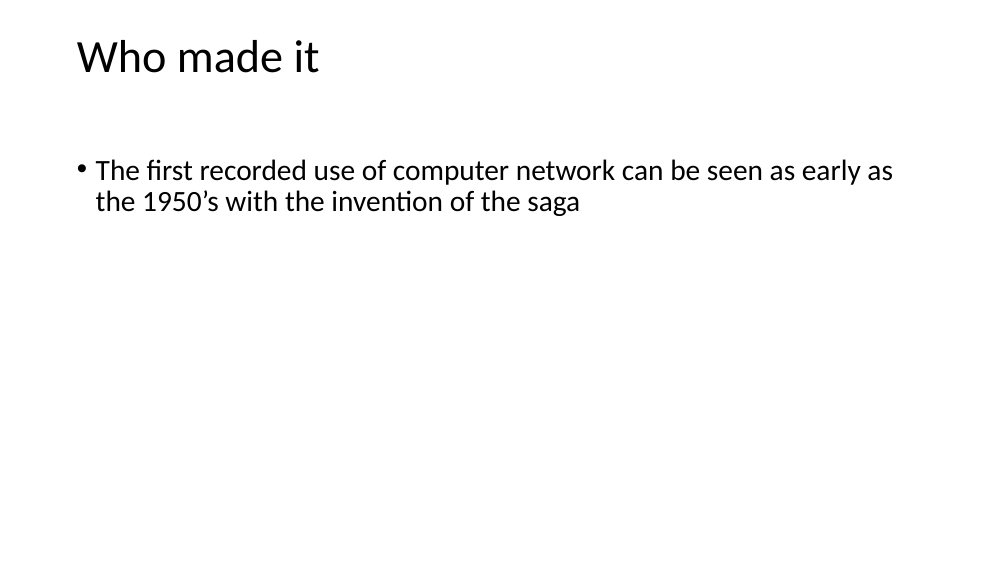
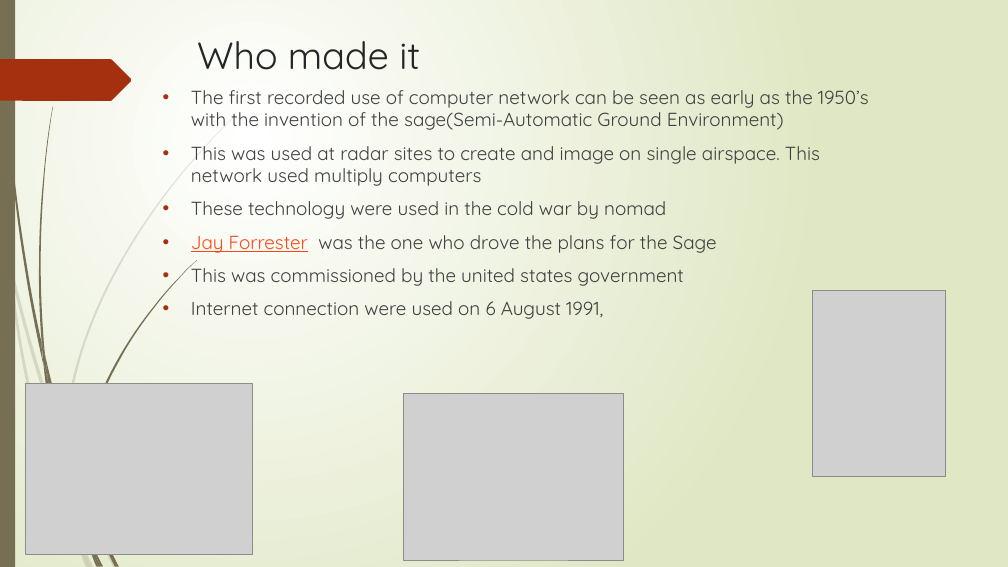
Before and after one commit to JasmanRai/school-work-new, a slide deck: slide 2 of Computer Networking.pptx. Drawn at 1008x567 pixels with LibreOffice and Linux fonts; fonts in the diff are those of the drawing; grey boxes stand for pictures. Boxes give left, top, right and bottom in pixels: in the first picture for what was removed or moved away, otherwise in the second. Text is boxed around its words. In the diff, an @@ line names an element or a change of style, - is before the commit and + after.

```diff
--- a/Computer Networking.pptx
+++ b/Computer Networking.pptx
@@ background #FFFFFF to gradient #FFFFFF to #DFE8C4 @@
@@ rectangle added at <box>0,0,15,567</box>, fill #766F54 @@
@@ title "Who made it": place and size @@
-title "Who made it" at <box>77,40,320,73</box>
+title "Who made it" at <box>197,41,420,70</box>
@@ title "Who made it" at <box>197,41,420,70</box>: size 44 to 36 pt, font Calibri to Quicksand, text colour #000000 to #262626; line spacing 0.9 to 1; vertical alignment middle to top @@
@@ freeform shape added at <box>0,59,132,101</box>, fill #A53010 @@
@@ text at <box>191,90,869,319</box>: text changed; size 28 to 18 pt; font Calibri to Quicksand; text colour #000000 to #404040 @@
-• The first recorded use of computer network can be seen as early as the 1950’s with the invention of the saga
+• The first recorded use of computer network can be seen as early as the 1950’s with the invention of the sage(Semi-Automatic Ground Environment)
+• This was used at radar sites to create and image on single airspace. This network used multiply computers
+• These technology were used in the cold war by nomad
+• Jay Forrester was the one who drove the plans for the Sage
+• This was commissioned by the united states government
+• Internet connection were used on 6 August 1991,
@@ picture added at <box>813,291,945,477</box> @@
@@ picture added at <box>25,384,252,554</box> @@
@@ picture added at <box>403,394,624,560</box> @@
@@ group added at <box>0,116,236,567</box>: 8 freeform shapes @@
@@ group added at <box>2,0,197,567</box>: 10 freeform shapes @@
```
Also in this commit, not shown: 4 other slides changed, 2 slides added, 1 slide removed.
